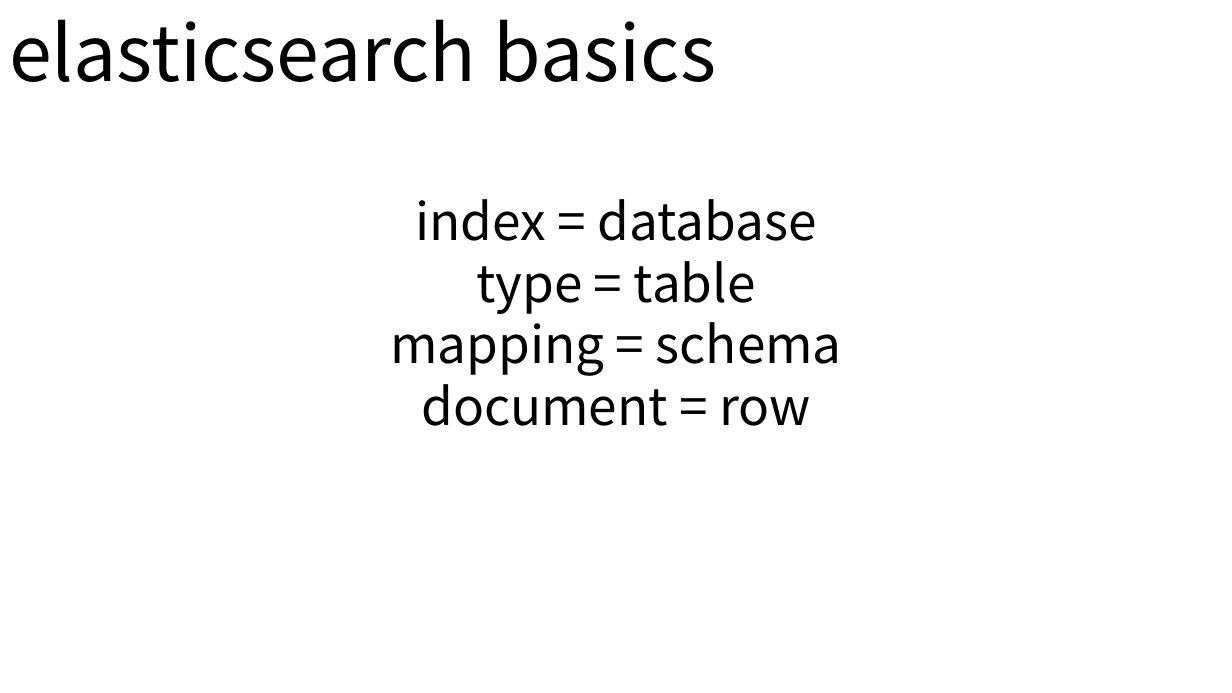
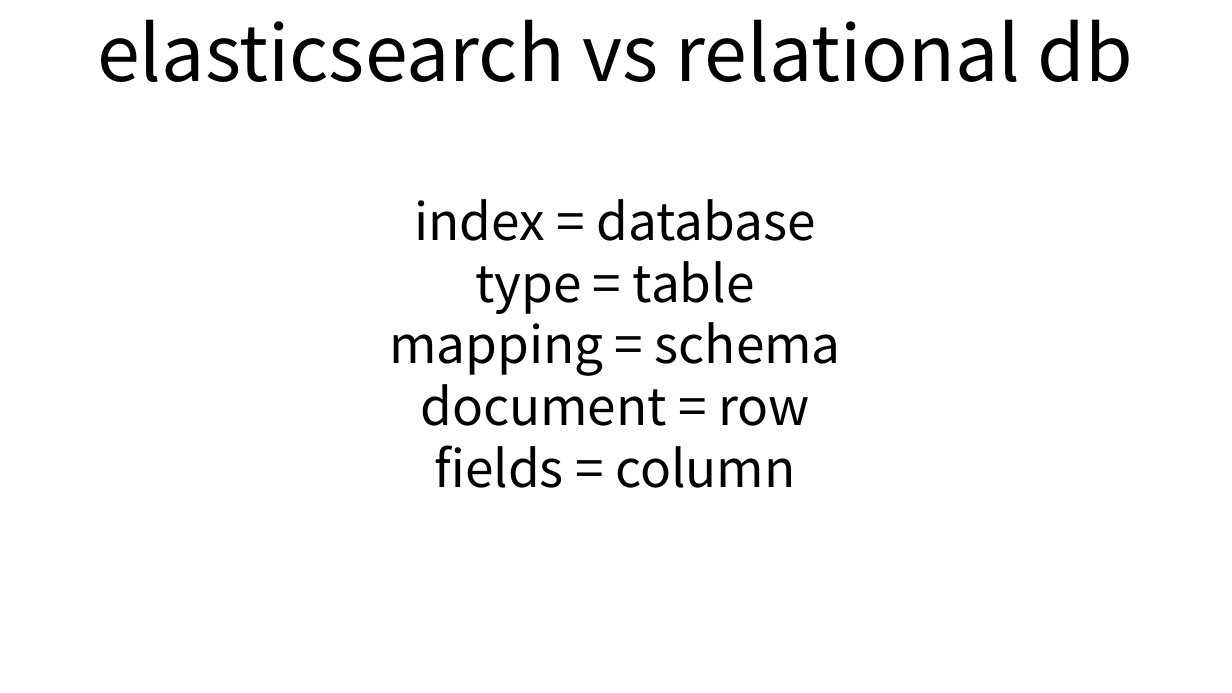
Before and after one commit to andypryor/start_your_search_engines, a slide deck: slide 11 of start_search_engines.pptx (slide 16 before the commit). Drawn at 1232x693 pixels with LibreOffice and Linux fonts; fonts in the diff are those of the drawing. Boxes give left, top, right and bottom in pixels: in the first picture for what was removed or moved away, otherwise in the second. Text is boxed around its words. In the diff, an @@ line names an element or a change of style, - is before the commit and + after.

```diff
--- a/start_search_engines.pptx
+++ b/start_search_engines.pptx
@@ text "elasticsearch vs relational db": place and size @@
-text "elasticsearch vs relational db" at [9, 19, 842, 426]
+text "elasticsearch vs relational db" at [97, 19, 1133, 488]
@@ text at [97, 19, 1133, 82]: text changed @@
-elasticsearch basics
+elasticsearch vs relational db
@@ text at [434, 445, 795, 488]: paragraph added @@
+fields = column
```
Also in this commit, not shown: 11 other slides changed, 25 slides added, 5 slides removed, 15 other files.
